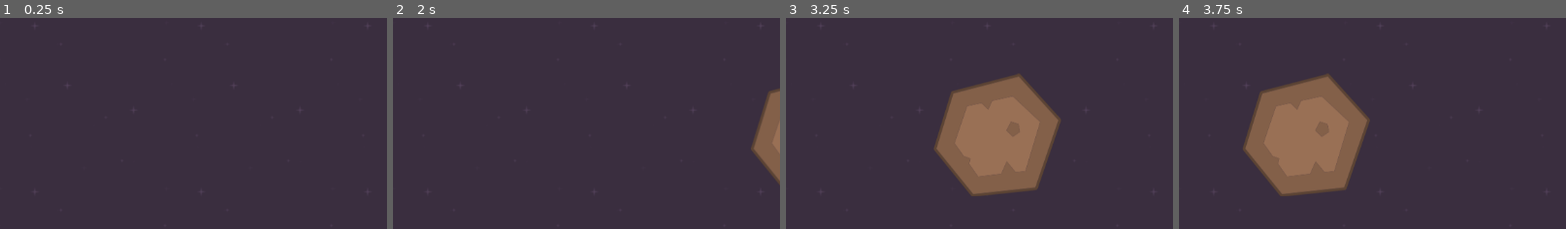
Above: before the commit, frames 1-4 (left to right).
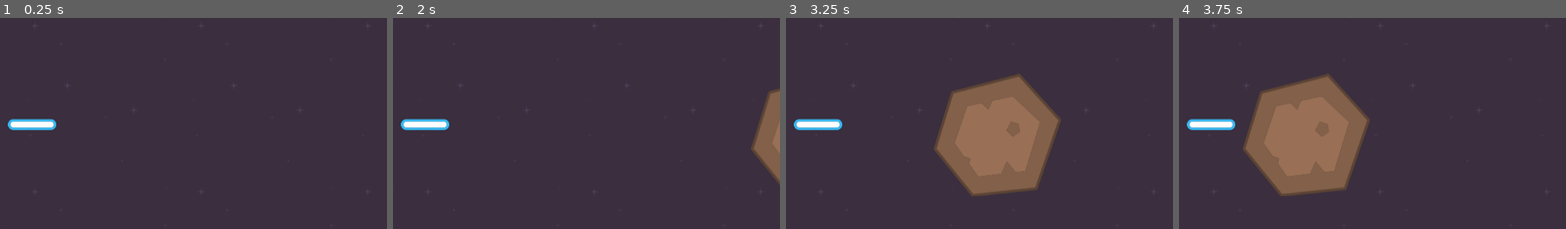
Above: after the commit, the same moments.

Repository: hatorob/learn-dev-games-godot-asteroid-shooter
Game: Godot game, scene res://scenes/main/main.tscn
The game is run twice, just before and just after one commit, with the same random seed, the same clock (stepped at 60 frames per second) and the same inputs. The project has no main scene, so this scene is started directly.
Inputs:
- Up to frame 1 (0.25 s): no input
- Up to frame 2 (2 s): no input
- Up to frame 3 (3.25 s): no input
- Up to frame 4 (3.75 s): no input
The pictures show only the part of the screen within x 12-62%, y 25-75%; the shares and areas given below are measured in that part.

The runs differ from the first frame. In frame 1, 0.7% of the frame differs, in the area x 2-15%, y 47-54%; in frame 2, 0.7%; in frame 3, 0.7%; in frame 4, 0.7%.

Commit message:
refactor: Hago unos cambios en la rotación ya que se debe rotar son los hijos y no el nodo padre

Diff:
--- a/scenes/laser/laser.tscn
+++ b/scenes/laser/laser.tscn
@@ -1,20 +1,18 @@
 [gd_scene format=3 uid="uid://mlqmrplm7cwf"]
 
 [ext_resource type="Texture2D" uid="uid://fxwpstrsgyr7" path="res://assets/sprites/laser.png" id="1_0kheo"]
-[ext_resource type="Script" uid="uid://kj2ago7mc7or" path="res://scenes/laser/laser.gd" id="1_j8ec3"]
 
 [sub_resource type="CapsuleShape2D" id="CapsuleShape2D_j8ec3"]
 radius = 8.0
 height = 74.0
 
 [node name="Laser" type="Area2D" unique_id=282477043]
-rotation = 1.5707964
-script = ExtResource("1_j8ec3")
-speed_laser = 500.0
 metadata/_edit_group_ = true
 
 [node name="Sprite2D" type="Sprite2D" parent="." unique_id=457396306]
+rotation = 1.5707964
 texture = ExtResource("1_0kheo")
 
 [node name="CollisionShape2D" type="CollisionShape2D" parent="." unique_id=919837061]
+rotation = 1.5707964
 shape = SubResource("CapsuleShape2D_j8ec3")
--- a/scenes/main/main.tscn
+++ b/scenes/main/main.tscn
@@ -2,6 +2,7 @@
 
 [ext_resource type="Texture2D" uid="uid://cymnql4of0twx" path="res://assets/sprites/background.png" id="1_hyk8p"]
 [ext_resource type="PackedScene" uid="uid://ber3er2visd3a" path="res://scenes/asteroids/big_asteroid.tscn" id="2_iuonh"]
+[ext_resource type="PackedScene" uid="uid://mlqmrplm7cwf" path="res://scenes/laser/laser.tscn" id="3_k2fmo"]
 
 [node name="Main" type="Node2D" unique_id=690089872]
 
@@ -12,3 +13,6 @@
 [node name="BigAsteroid" parent="." unique_id=1669415260 instance=ExtResource("2_iuonh")]
 position = Vector2(1268, 338)
 speed = 250.0
+
+[node name="Laser" parent="." unique_id=282477043 instance=ExtResource("3_k2fmo")]
+position = Vector2(189, 322)
